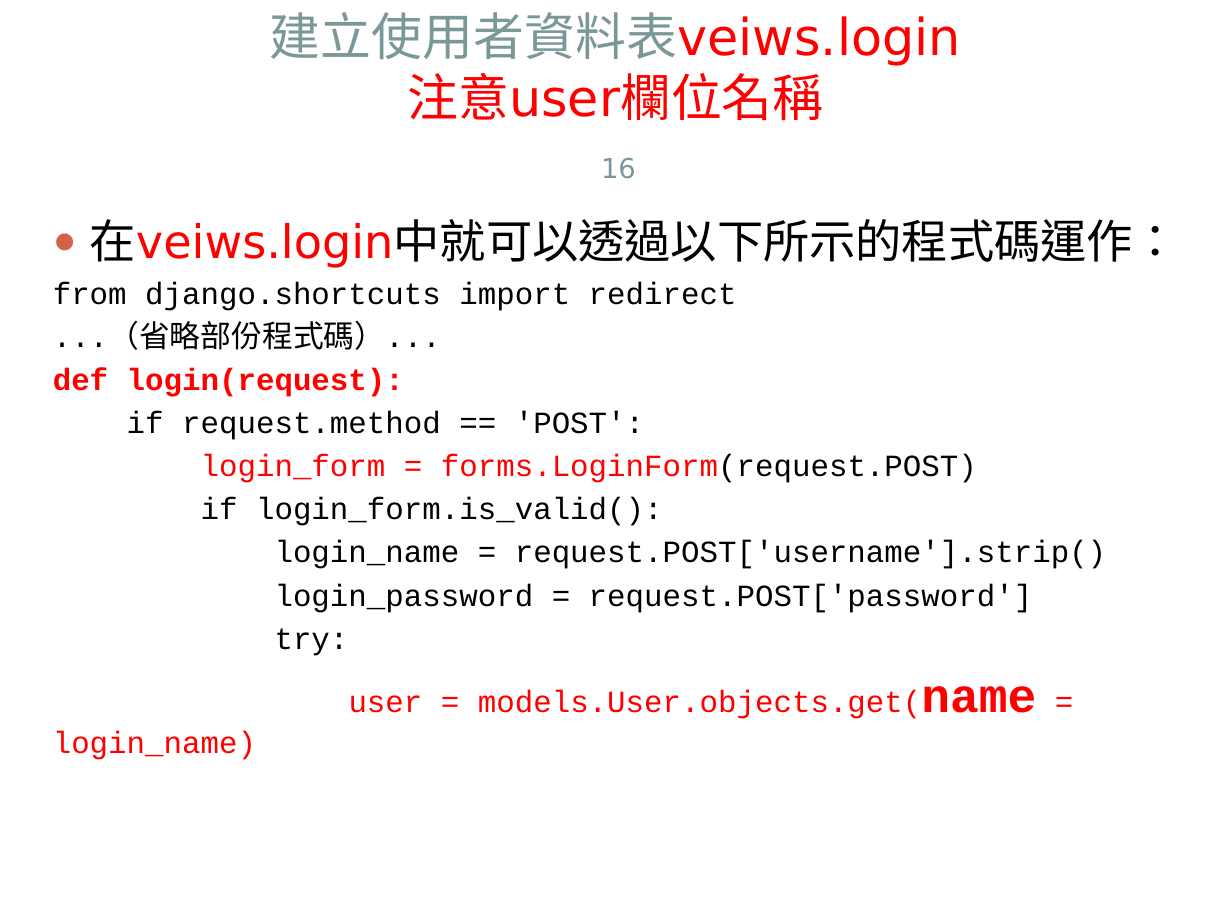
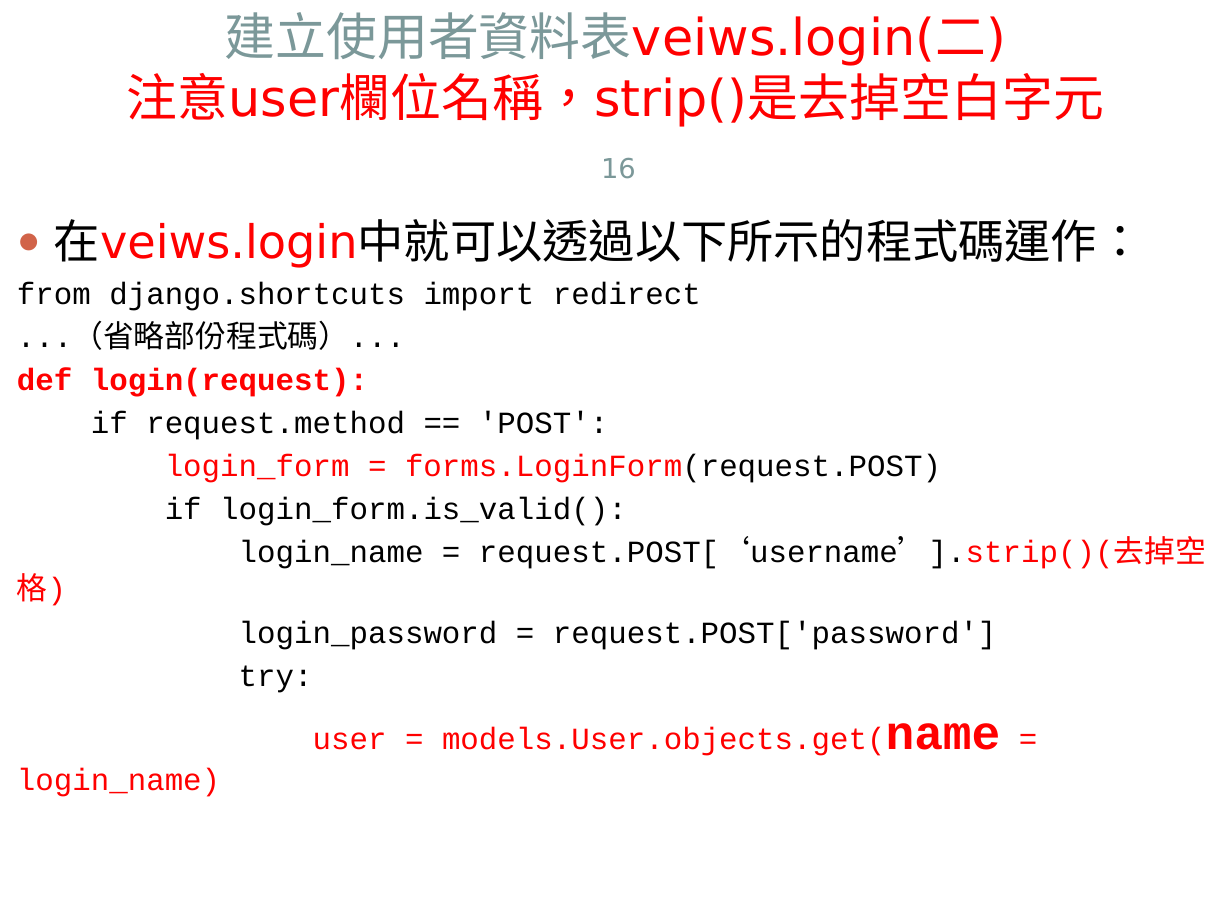
Before and after one commit to jacktea88/406django, a slide deck: slide 16 of ch09/Django4-ch09.pptx. Drawn at 1232x924 pixels with LibreOffice and Linux fonts; fonts in the diff are those of the drawing. Boxes give left, top, right and bottom in pixels: in the first picture for what was removed or moved away, otherwise in the second. Text is boxed around its words. In the diff, an @@ line names an element or a change of style, - is before the commit and + after.

```diff
--- a/ch09/Django4-ch09.pptx
+++ b/ch09/Django4-ch09.pptx
@@ title at (x1=127, y1=12, x2=1104, y2=127): text changed @@
-建立使用者資料表veiws.login
-注意user欄位名稱
+建立使用者資料表veiws.login(二)
+注意user欄位名稱，strip()是去掉空白字元
@@ text "在veiws.login中就可以透過以下所示的程式碼運作：" moved from (x1=53, y1=219, x2=1179, y2=760) to (x1=17, y1=219, x2=1206, y2=797) @@
@@ text at (x1=17, y1=540, x2=1206, y2=606): text changed @@
-login_name = request.POST['username'].strip()
+login_name = request.POST[‘username’].strip()(去掉空格)
```
Also in this commit, not shown: 22 other slides changed, 5 other files.
